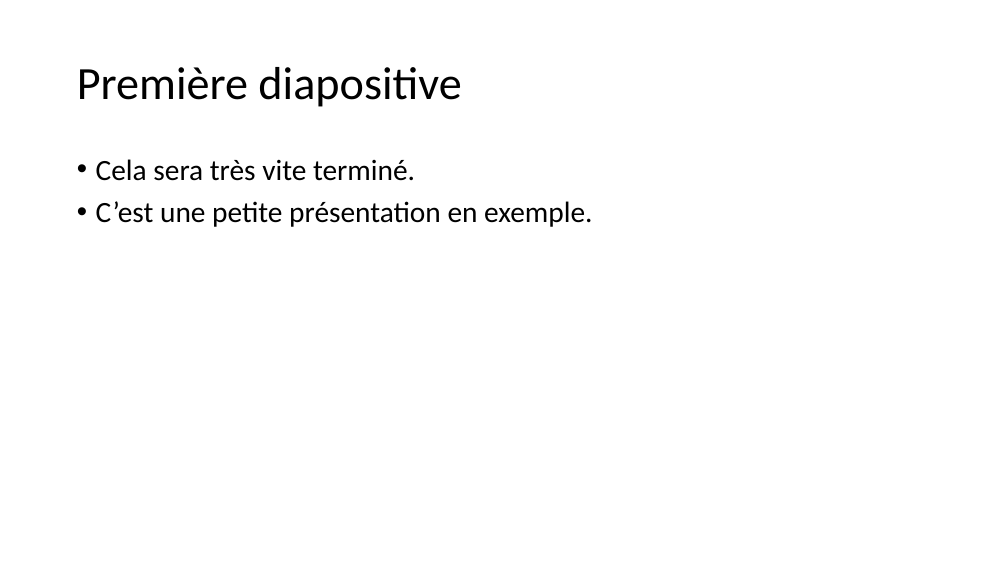
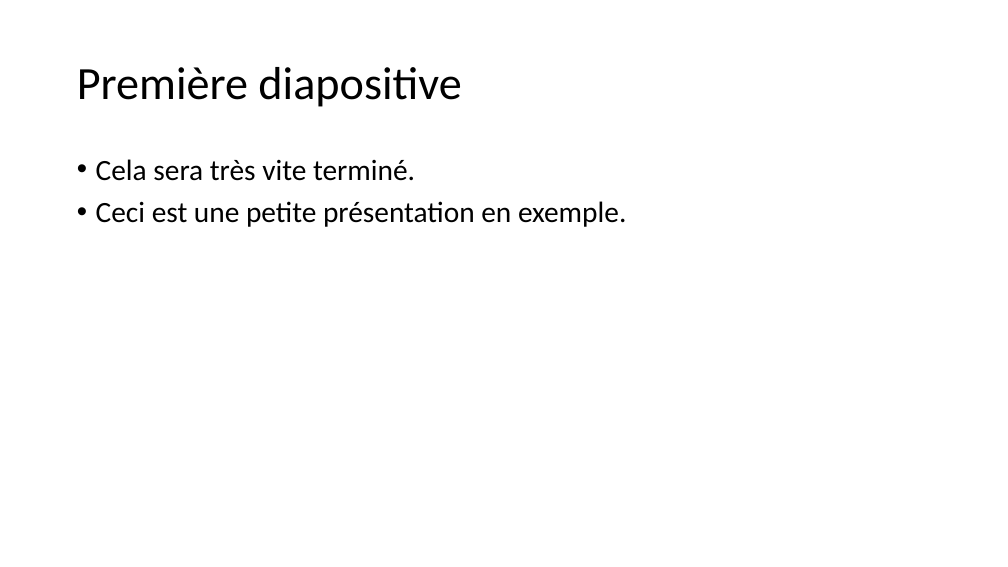
Before and after one commit to sdpython/jupytalk, a slide deck: slide 2 of _unittests/ut_mokadi/data/simple.pptx. Drawn at 1008x567 pixels with LibreOffice and Linux fonts; fonts in the diff are those of the drawing. Boxes give left, top, right and bottom in pixels: in the first picture for what was removed or moved away, otherwise in the second. Text is boxed around its words. In the diff, an @@ line names an element or a change of style, - is before the commit and + after.

```diff
--- a/_unittests/ut_mokadi/data/simple.pptx
+++ b/_unittests/ut_mokadi/data/simple.pptx
@@ text at bbox=[96, 201, 626, 227]: text changed @@
-• C’est une petite présentation en exemple.
+• Ceci est une petite présentation en exemple.
```
Also in this commit, not shown: 1 other file.
